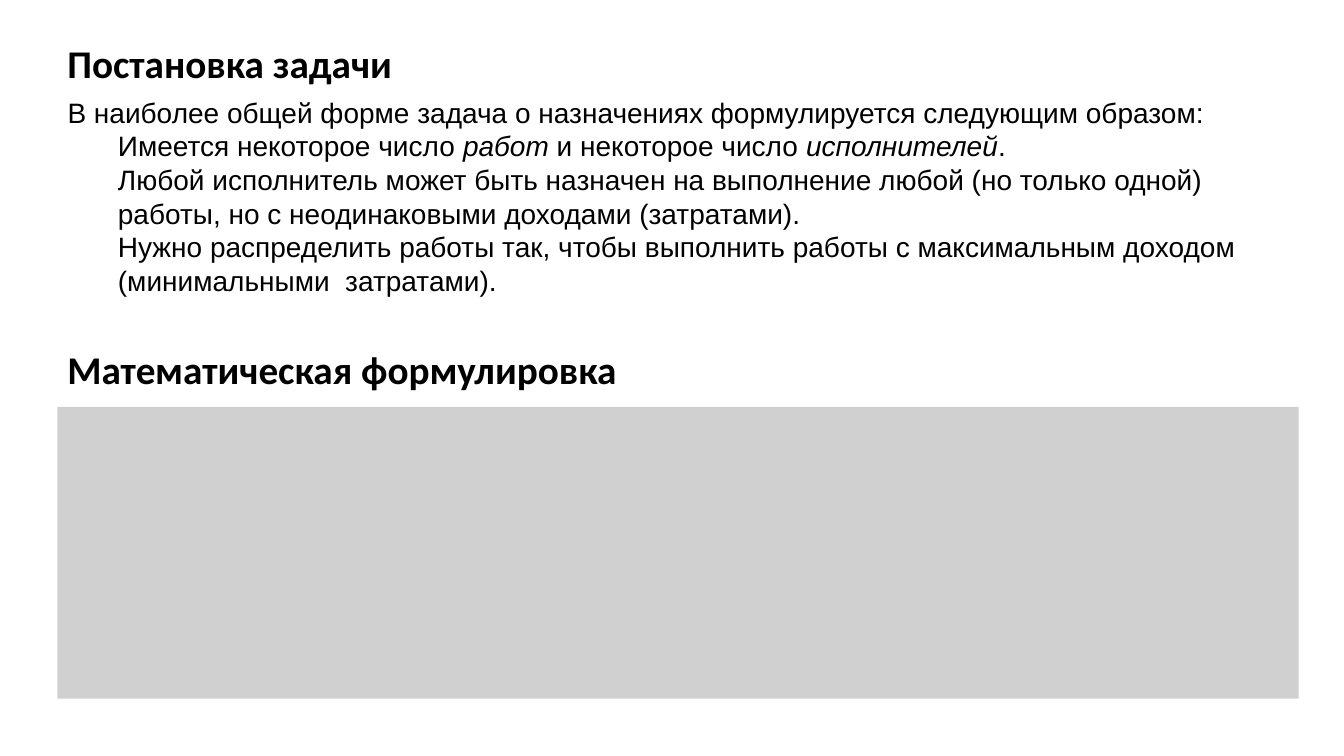
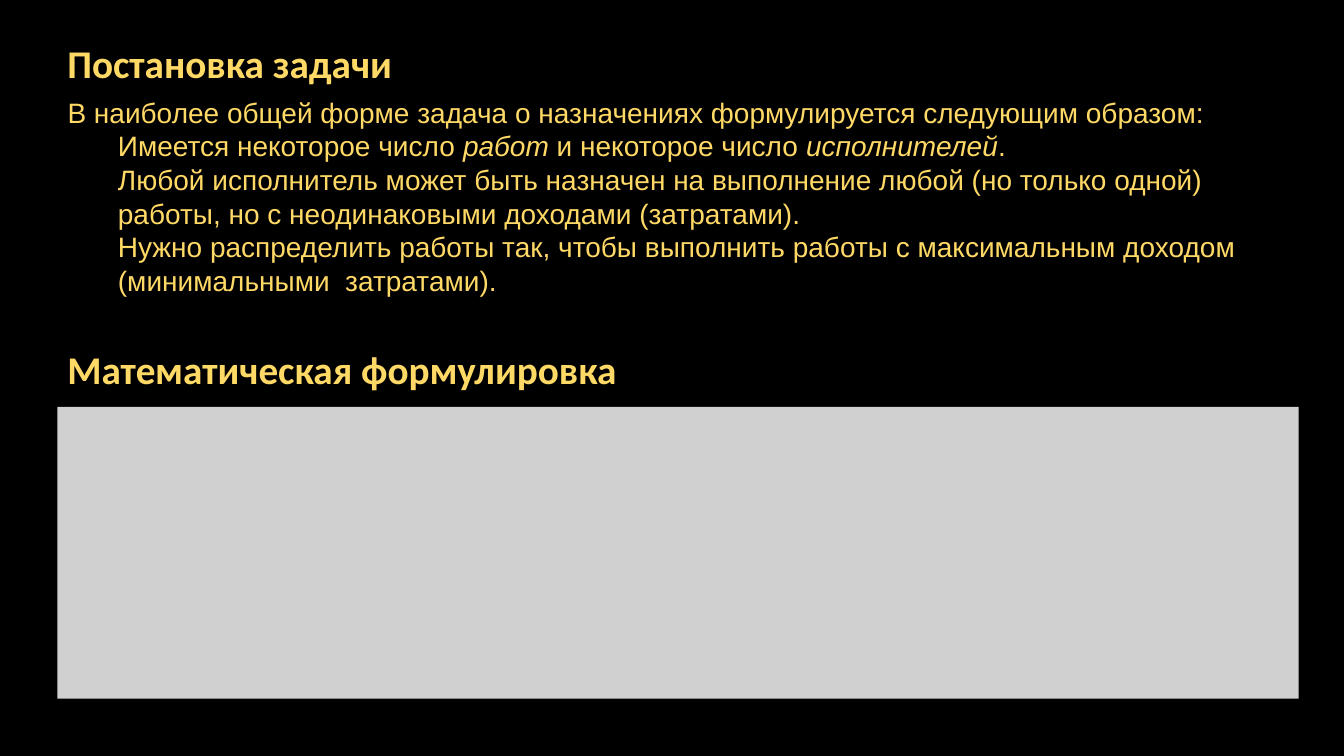
Before and after one commit to solovenko-v/study, a slide deck: slide 2 of Optimization Methods/Презентация Задача о назначениях.pptx. Drawn at 1344x756 pixels with LibreOffice and Linux fonts; fonts in the diff are those of the drawing; grey boxes stand for pictures; background and template pictures are left out. Boxes give left, top, right and bottom in pixels: in the first picture for what was removed or moved away, otherwise in the second. Text is boxed around its words. In the diff, an @@ line names an element or a change of style, - is before the commit and + after.

```diff
--- a/Optimization Methods/Презентация Задача о назначениях.pptx
+++ b/Optimization Methods/Презентация Задача о назначениях.pptx
@@ background #FFFFFF to picture (left out) @@
@@ text colour #000000 to #FFD966 in 3 elements at <box>67,52,392,85</box>, <box>68,102,1235,296</box>, <box>67,357,616,391</box> @@
```
Also in this commit, not shown: 8 other slides changed, 2 slides added, 2 slides removed, 1 other file.
